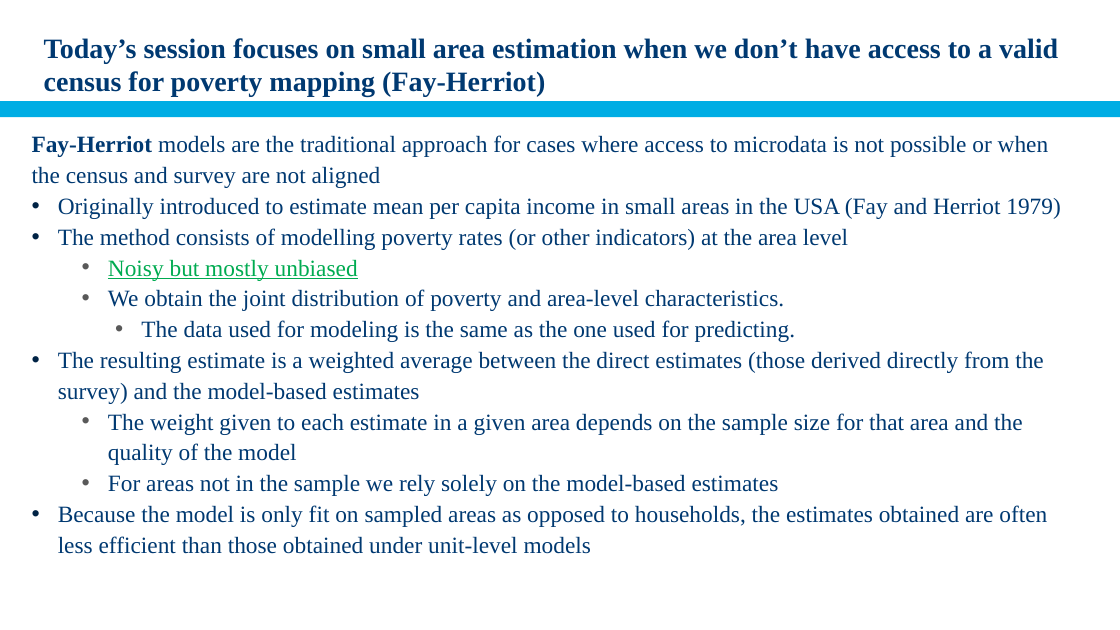
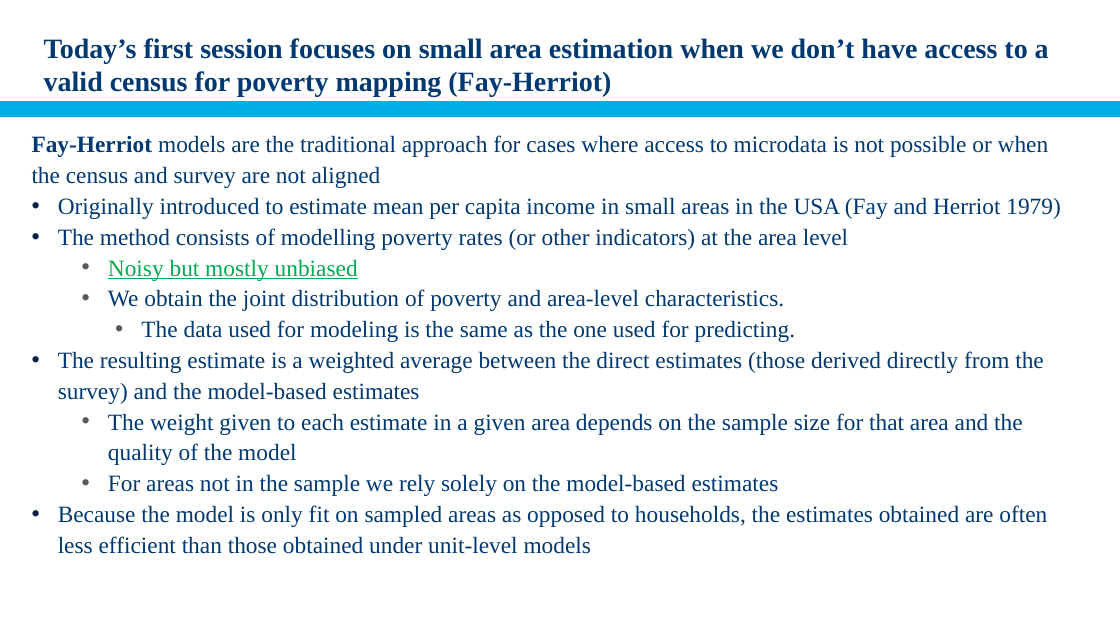
Before and after one commit to pcorralrodas/wb_sae_training, a slide deck: slide 3 of 02.Area_level_models/03.presentation/Off_census_years_sae.pptx. Drawn at 1120x630 pixels with LibreOffice and Linux fonts; fonts in the diff are those of the drawing; background and template pictures are left out. Boxes give left, top, right and bottom in pixels: in the first picture for what was removed or moved away, otherwise in the second. Text is boxed around its words. In the diff, an @@ line names an element or a change of style, - is before the commit and + after.

```diff
--- a/02.Area_level_models/03.presentation/Off_census_years_sae.pptx
+++ b/02.Area_level_models/03.presentation/Off_census_years_sae.pptx
@@ title at (44, 38, 1049, 97): text changed @@
-Today’s session focuses on small area estimation when we don’t have access to a valid census for poverty mapping (Fay-Herriot)
+Today’s first session focuses on small area estimation when we don’t have access to a valid census for poverty mapping (Fay-Herriot)
```
Also in this commit, not shown: 3 other slides changed, 5 other files.
